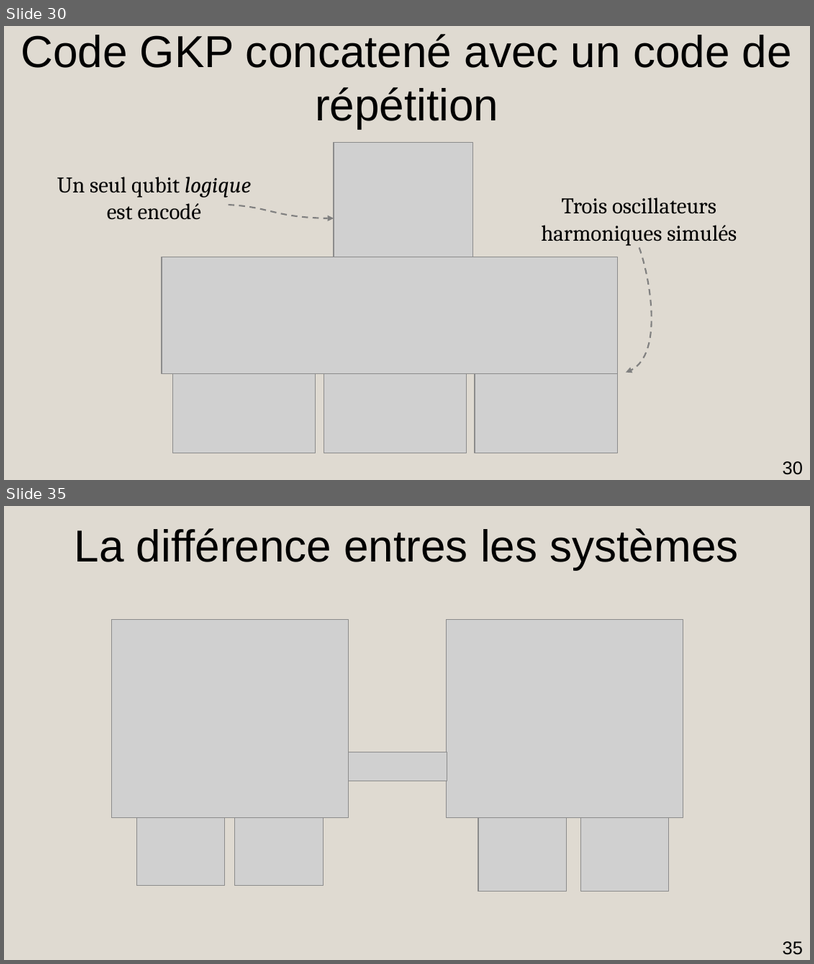
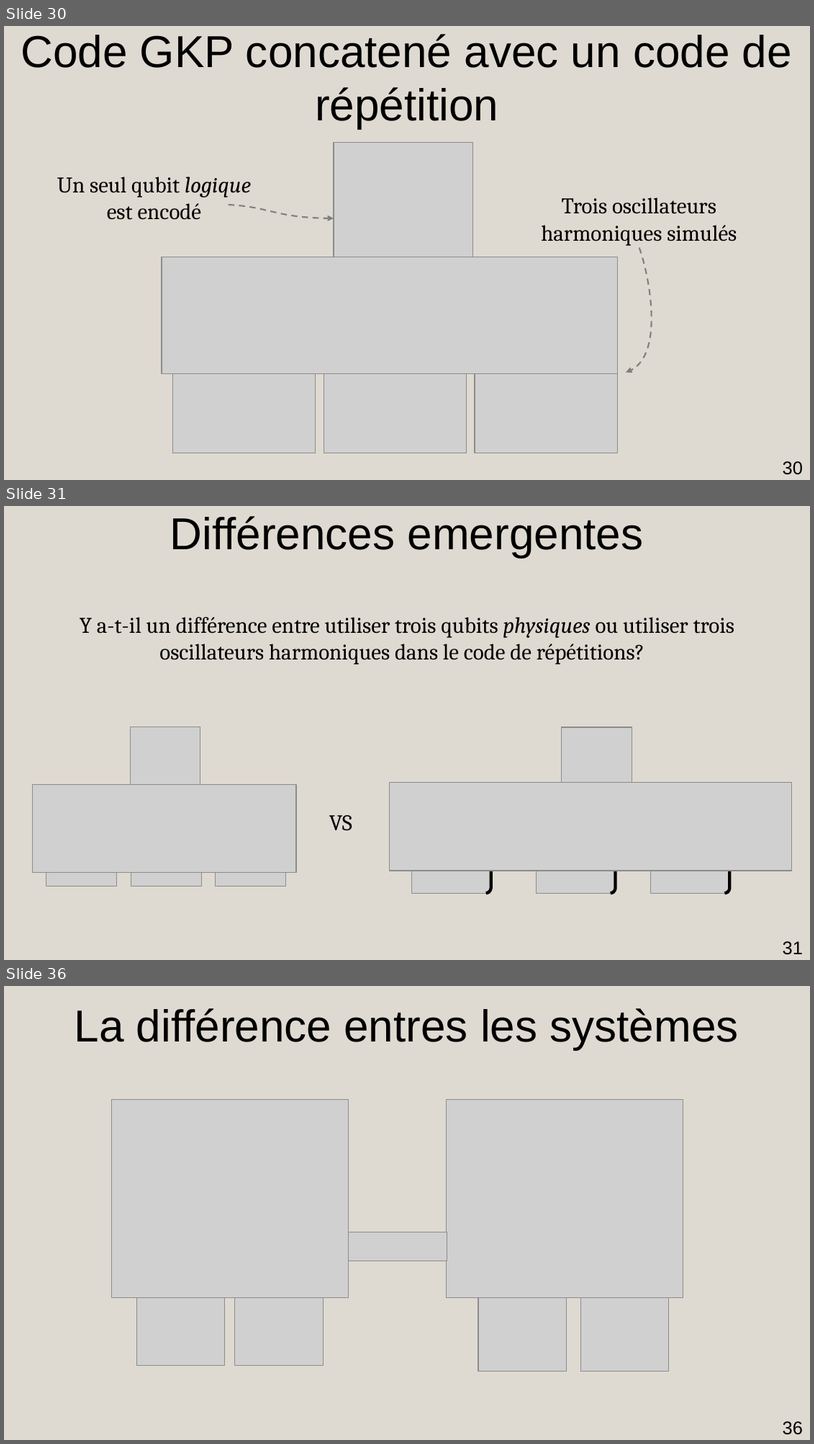
Before and after one commit to AmdaU/presentations, a slide deck: Seminaire/Seminaire.odp. Shown one above the other, each under a label of ours: slides 30 and 35 before the commit, slides 30, 31 and 36 after it; the slides between them are not shown. The pictures are 814x964 and 814x1444 pixels, drawn with LibreOffice and Linux fonts; fonts in the diff are those of the drawing; grey boxes stand for pictures. Boxes give left, top, right and bottom in pixels: in the first picture for what was removed or moved away, otherwise in the second. Text is boxed around its words. In the diff, an @@ line names an element or a change of style, - is before the commit and + after.

```diff
--- a/Seminaire/Seminaire.odp
+++ b/Seminaire/Seminaire.odp
@@ slide 31 added at box(4, 506, 810, 960), background #DFDAD1 @@
@@ title added at box(170, 516, 644, 557), 44 pt, text #000000 @@
+Différences emergentes
@@ title added at box(80, 617, 736, 664), 22 pt, text #000000 @@
+Y a-t-il un différence entre utiliser trois qubits physiques ou utiliser trois oscillateurs harmoniques dans le code de répétitions?
@@ group added at box(33, 727, 296, 885): 5 pictures @@
@@ group added at box(390, 727, 792, 893): 8 pictures, 3 freeform shapes @@
@@ title added at box(329, 815, 352, 831), 22 pt, text #000000 @@
+VS
@@ page number added at box(783, 941, 803, 955), 18 pt, text #000000 @@
+31
@@ what was slide 35 is now slide 36 @@
@@ page number at box(783, 1421, 803, 1435): text changed @@
-35
+36
```
Also in this commit, not shown: 4 other slides added, 8 other files.
